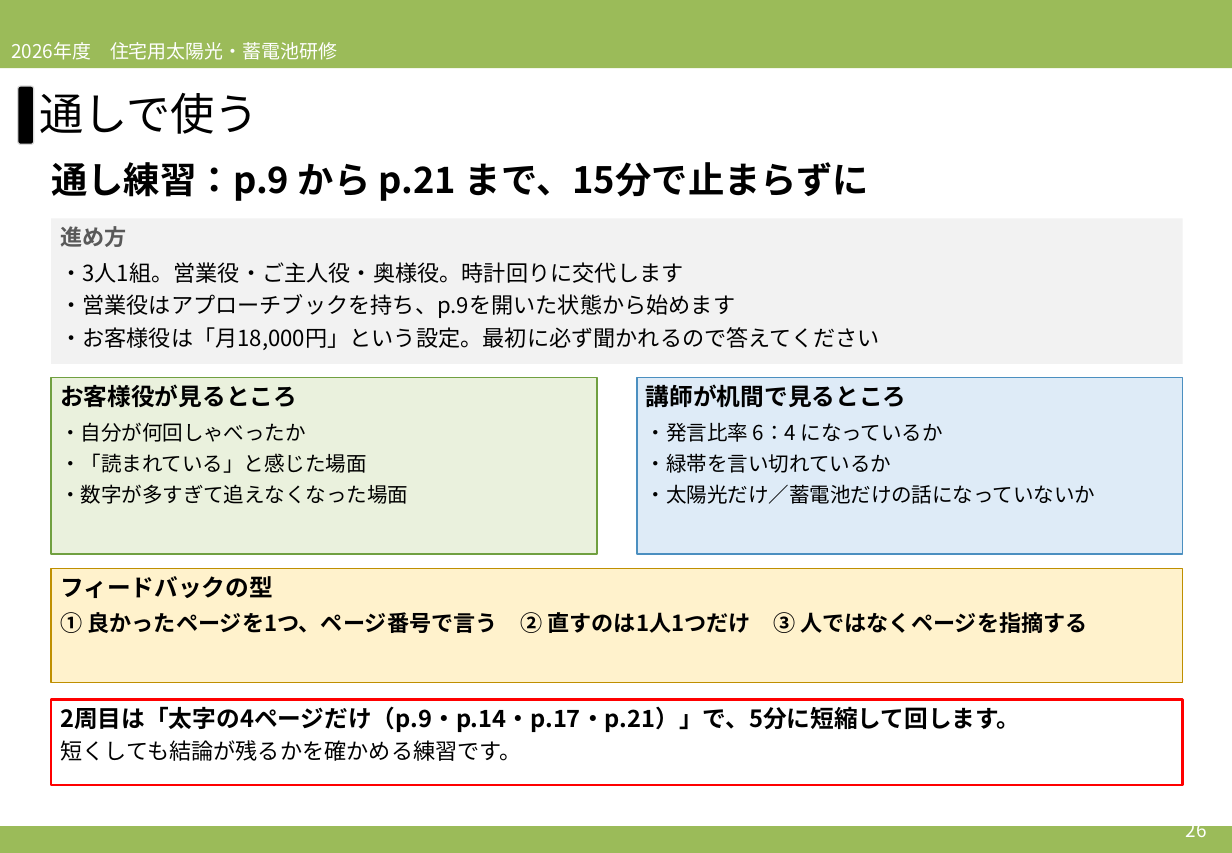
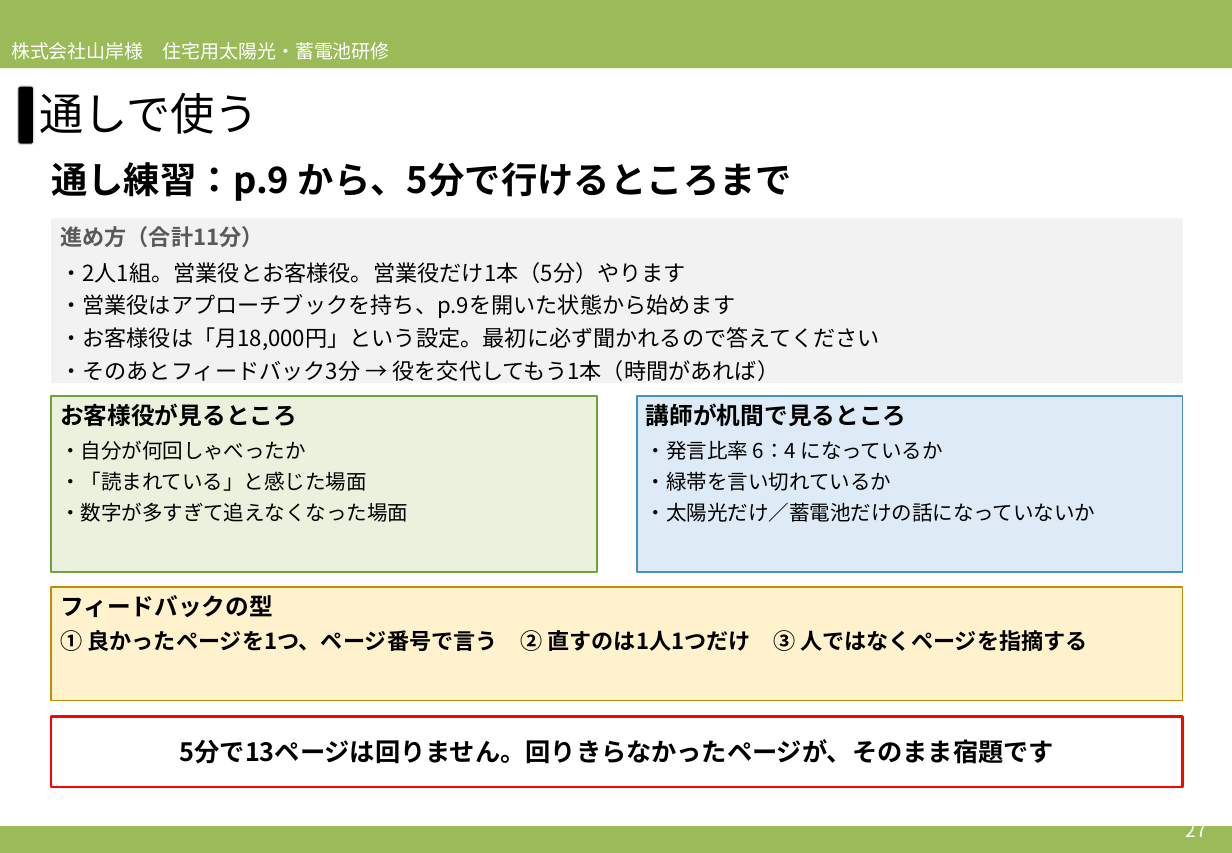
Before and after one commit to soshiro-iki-sys/-, a slide deck: slide 27 of slides/2026営業研修_必要性訴求パート_アプローチブックの伝え方.pptx (slide 26 before the commit). Drawn at 1232x853 pixels with LibreOffice and Linux fonts; fonts in the diff are those of the drawing. Boxes give left, top, right and bottom in pixels: in the first picture for what was removed or moved away, otherwise in the second. Text is boxed around its words. In the diff, an @@ line names an element or a change of style, - is before the commit and + after.

```diff
--- a/slides/2026営業研修_必要性訴求パート_アプローチブックの伝え方.pptx
+++ b/slides/2026営業研修_必要性訴求パート_アプローチブックの伝え方.pptx
@@ text at box(11, 42, 390, 60): text changed @@
-2026年度 住宅用太陽光・蓄電池研修
+株式会社山岸様 住宅用太陽光・蓄電池研修
@@ text at box(51, 162, 792, 201): text changed @@
-通し練習：p.9 から p.21 まで、15分で止まらずに
+通し練習：p.9 から、5分で行けるところまで
@@ rectangle "進め方（合計11分）": place and size @@
-rectangle "進め方（合計11分）" at box(51, 218, 1183, 364)
+rectangle "進め方（合計11分）" at box(51, 218, 1183, 383)
@@ text in rectangle at box(60, 226, 686, 283): text changed @@
-進め方
-・3人1組。営業役・ご主人役・奥様役。時計回りに交代します
+進め方（合計11分）
+・2人1組。営業役とお客様役。営業役だけ1本（5分）やります
@@ text in rectangle at box(60, 360, 780, 381): paragraph added @@
+・そのあとフィードバック3分 → 役を交代してもう1本（時間があれば）
@@ 3 rectangles: place and size @@
-3 rectangles at box(51, 378, 1183, 683)
+3 rectangles at box(51, 396, 1183, 701)
@@ rectangle "5分で13ページは回りません。回りきらなかったページが、そのまま宿題です": place and size @@
-rectangle "5分で13ページは回りません。回りきらなかったページが、そのまま宿題です" at box(51, 700, 1183, 785)
+rectangle "5分で13ページは回りません。回りきらなかったページが、そのまま宿題です" at box(51, 717, 1183, 787)
@@ rectangle "5分で13ページは回りません。回りきらなかったページが、そのまま宿題です" at box(51, 717, 1183, 787): vertical alignment top to middle @@
@@ text in rectangle at box(180, 739, 1054, 764): text changed; size 15 to 16 pt @@
-2周目は「太字の4ページだけ（p.9・p.14・p.17・p.21）」で、5分に短縮して回します。
-短くしても結論が残るかを確かめる練習です。
+5分で13ページは回りません。回りきらなかったページが、そのまま宿題です
@@ text at box(1186, 818, 1207, 837): text changed @@
-26
+27
```
Also in this commit, not shown: 27 other slides changed, 1 slide added, 2 other files.
